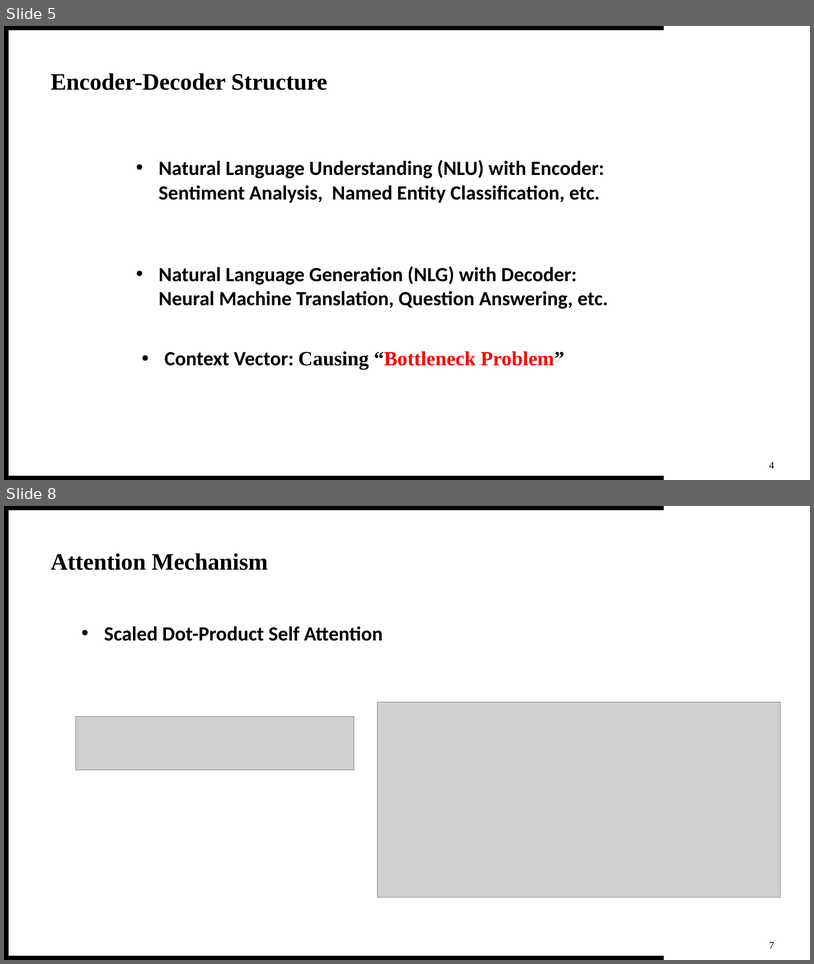
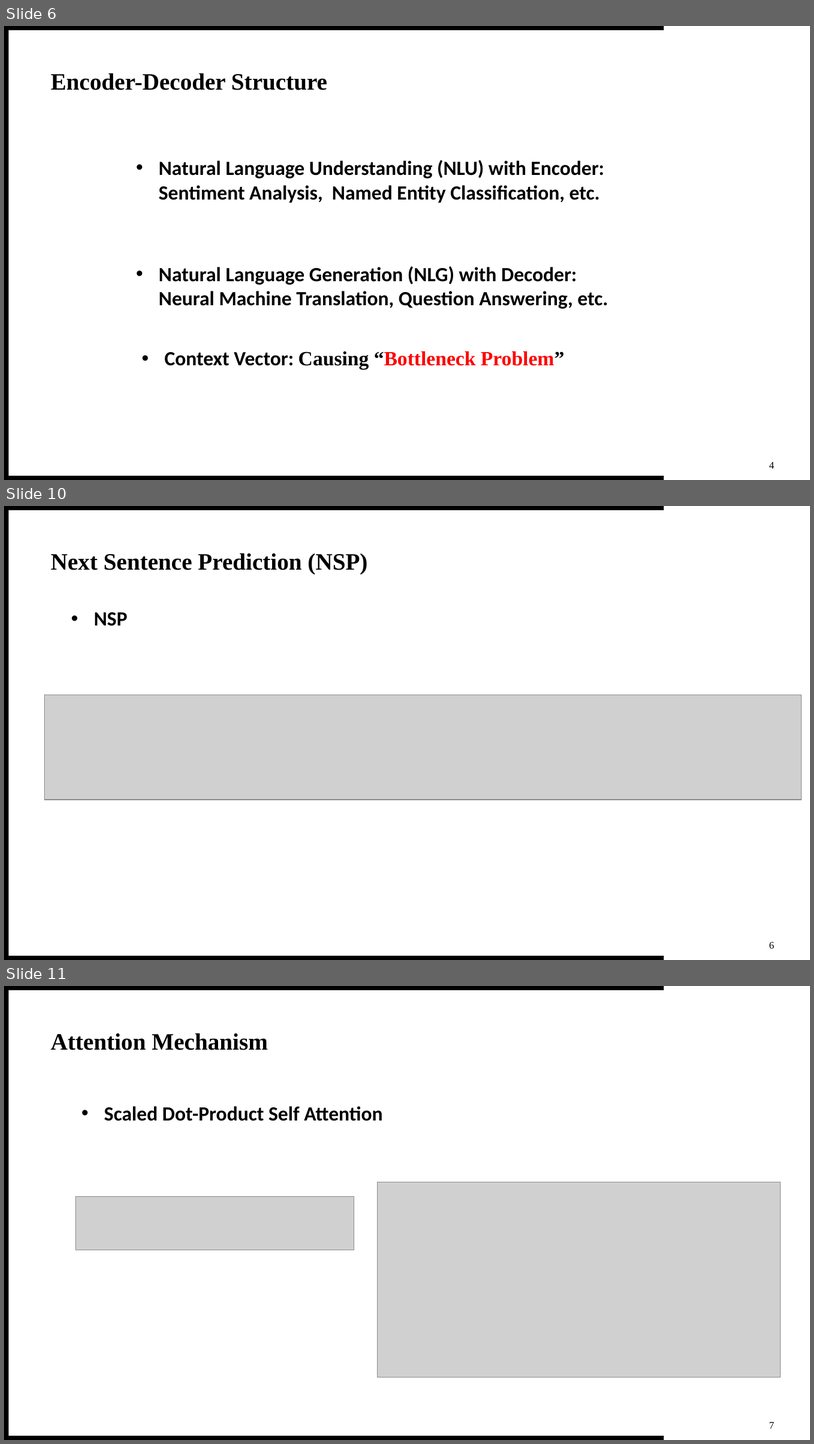
Before and after one commit to theQuert/inlpfun, a slide deck: Lab/REP.pptx. Shown one above the other, each under a label of ours: slides 5 and 8 before the commit, slides 6, 10 and 11 after it; the slides between them are not shown. The pictures are 814x964 and 814x1444 pixels, drawn with LibreOffice and Linux fonts; fonts in the diff are those of the drawing; grey boxes stand for pictures. Boxes give left, top, right and bottom in pixels: in the first picture for what was removed or moved away, otherwise in the second. Text is boxed around its words. In the diff, an @@ line names an element or a change of style, - is before the commit and + after.

```diff
--- a/Lab/REP.pptx
+++ b/Lab/REP.pptx
@@ slide 10 added at [4, 506, 810, 960], background #FFFFFF; not listed: 3 template elements that a slide beside it also shows @@
@@ text added at [51, 553, 368, 574], 28 pt, text #000000, bold @@
+Next Sentence Prediction (NSP)
@@ text added at [94, 612, 128, 626], 24 pt, text #000000, bold @@
+• NSP
@@ picture added at [45, 695, 801, 799] @@
@@ text added at [770, 942, 774, 948], 12 pt, text #000000 @@
+6
@@ what was slide 5 is now slide 6 @@
@@ what was slide 8 is now slide 11 @@
```
Also in this commit, not shown: 7 slides changed, 2 other slides added.
